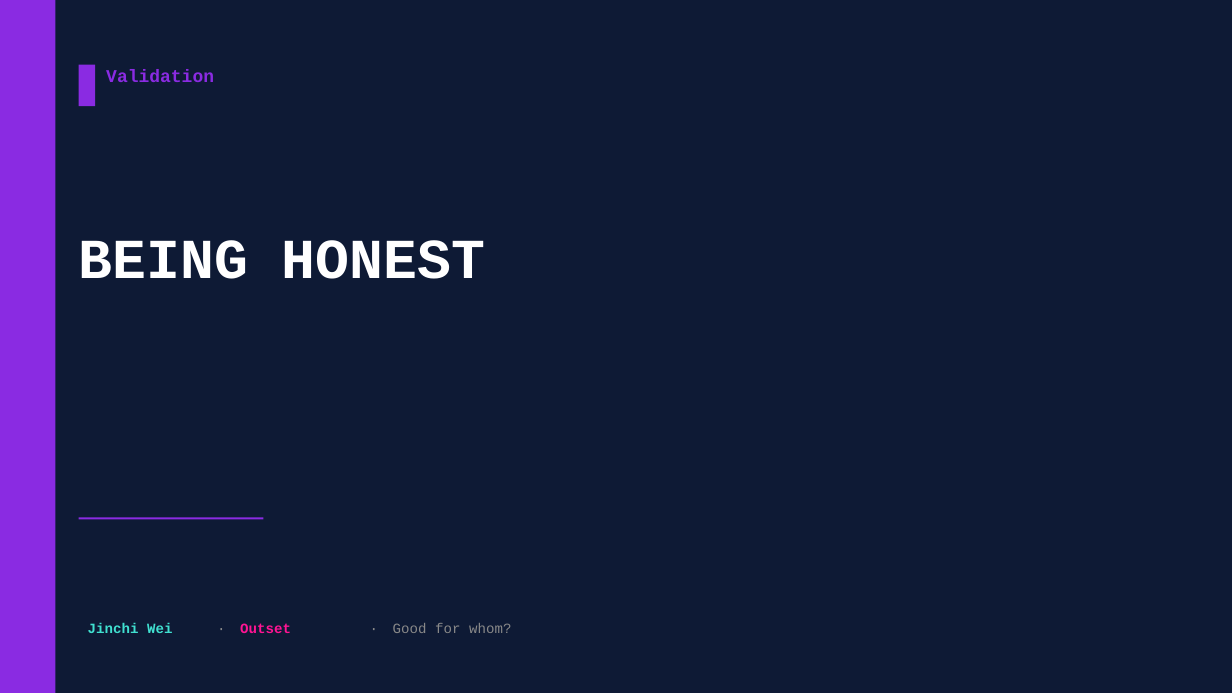
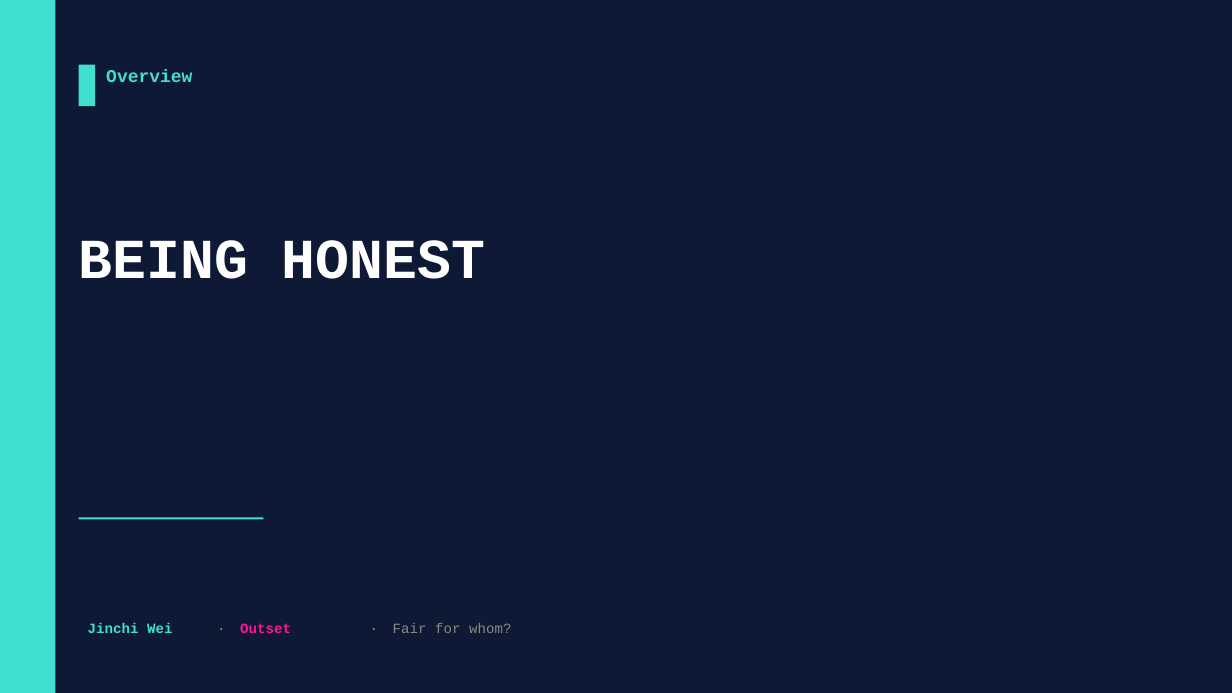
Before and after one commit to jinchiwei/outset-ai-healthcare, a slide deck: slide 17 of solutions/g4_skin_access/slides/g4_skin_access.pptx (slide 15 before the commit). Drawn at 1232x693 pixels with LibreOffice and Linux fonts; fonts in the diff are those of the drawing. Boxes give left, top, right and bottom in pixels: in the first picture for what was removed or moved away, otherwise in the second. Text is boxed around its words. In the diff, an @@ line names an element or a change of style, - is before the commit and + after.

```diff
--- a/solutions/g4_skin_access/slides/g4_skin_access.pptx
+++ b/solutions/g4_skin_access/slides/g4_skin_access.pptx
@@ text at [106,70,192,82]: text changed; text colour #8A2BE2 to #40E0D0 @@
-Validation
+Overview
@@ fill #8A2BE2 to #40E0D0 in 3 elements at [0,0,55,693], [79,65,95,106], [79,518,263,519] @@
@@ text at [393,623,511,633]: text changed @@
-Good for whom?
+Fair for whom?
```
Also in this commit, not shown: 6 other slides changed, 13 slides added, 10 slides removed, 47 other files.
